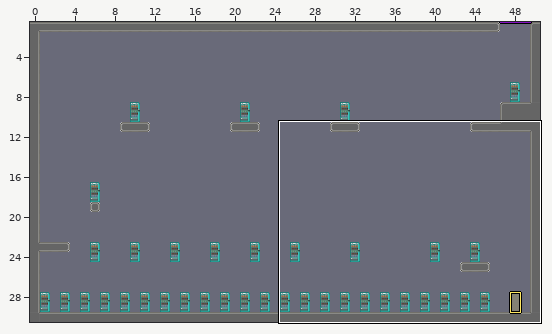
LDtk project, stored at Assets/Resources/TileMap/Level1-1/EX-1.ldtk. The first picture is a wide view before the edit; the outline marks the close-up.
Close-up. Old version:
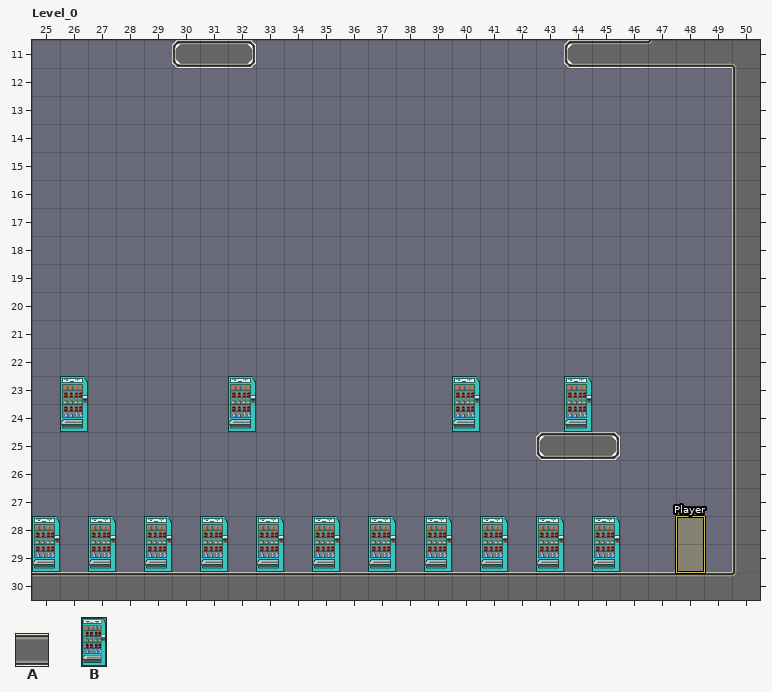
Cells are 32x32 px. Shown: Level_0 x 25..50, y 11..30. The commit also changed other parts of the map, which this record leaves out.
Key: from "L1_wall": A 1 "wall"; from "Save1": B 0.
_ is an empty cell.
Objects are placed by their top-left corner, in cells (3,4 is the top-left corner of cell 3,4); size is 1x1 cell unless given.
Layers that did not change in this view are not listed.
Layer "L1_wall" before, first column x 25:
11 _____AAA___________AAAAAAA
12 _________________________A
13 _________________________A
14 _________________________A
15 _________________________A
16 _________________________A
17 _________________________A
18 _________________________A
19 _________________________A
20 _________________________A
21 _________________________A
22 _________________________A
23 _________________________A
24 _________________________A
25 __________________AAA____A
26 _________________________A
27 _________________________A
28 _________________________A
29 _________________________A
30 AAAAAAAAAAAAAAAAAAAAAAAAAA
Objects on layer "Entities" before:
B "Save1" at 27,28 size 1x2
B "Save1" at 25,28 size 1x2
B "Save1" at 29,28 size 1x2
B "Save1" at 31,28 size 1x2
B "Save1" at 33,28 size 1x2
B "Save1" at 35,28 size 1x2
B "Save1" at 37,28 size 1x2
B "Save1" at 41,28 size 1x2
B "Save1" at 39,28 size 1x2
B "Save1" at 45,28 size 1x2
B "Save1" at 43,28 size 1x2
"Player" rectangle at 48,28 size 1x2
B "Save1" at 44,23 size 1x2
B "Save1" at 40,23 size 1x2
B "Save1" at 32,23 size 1x2
B "Save1" at 26,23 size 1x2
The same view after the edit:
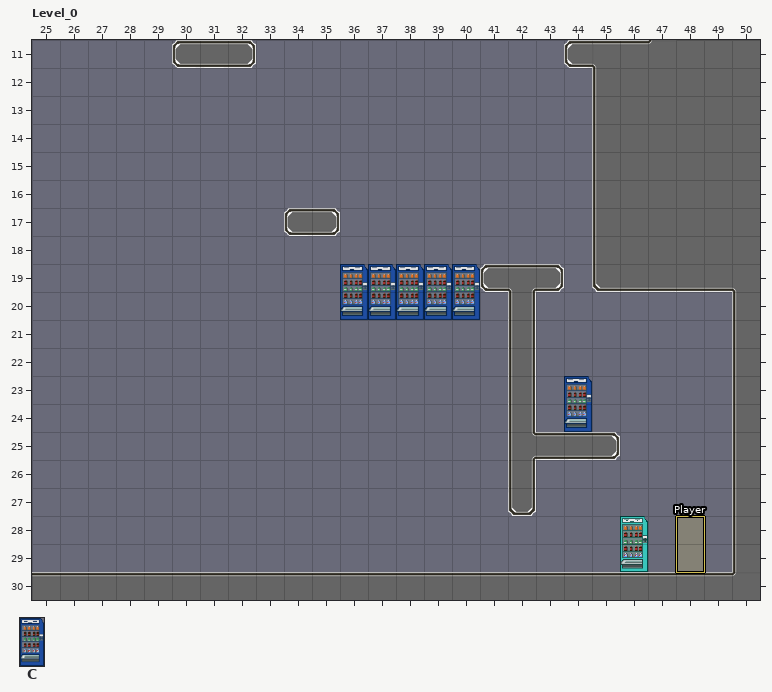
Further tiles: from "Save": C 0.
Edits made:
Layer "L1_wall":
Tile A now appears in rows 12 to 16 at x 45 to 49; in row 17 at x 34 to 35 and 45 to 49; in row 18 at x 45 to 49; in row 19 at x 41 to 43 and 45 to 49; in rows 20 to 27 at x 42.
Layer "Entities":
A new object: B "Save1" at 46,28 size 1x2.
A new object: C "Save" at 44,23 size 1x2.
A new object: C "Save" at 38,19 size 1x2.
A new object: C "Save" at 39,19 size 1x2.
A new object: C "Save" at 40,19 size 1x2.
A new object: C "Save" at 37,19 size 1x2.
A new object: C "Save" at 36,19 size 1x2.
Object B "Save1" at 27,28 size 1x2 is removed.
Object B "Save1" at 25,28 size 1x2 is removed.
Object B "Save1" at 29,28 size 1x2 is removed.
Object B "Save1" at 31,28 size 1x2 is removed.
Object B "Save1" at 33,28 size 1x2 is removed.
Object B "Save1" at 35,28 size 1x2 is removed.
Object B "Save1" at 37,28 size 1x2 is removed.
Object B "Save1" at 41,28 size 1x2 is removed.
Object B "Save1" at 39,28 size 1x2 is removed.
Object B "Save1" at 45,28 size 1x2 is removed.
Object B "Save1" at 43,28 size 1x2 is removed.
Object B "Save1" at 44,23 size 1x2 is removed.
Object B "Save1" at 40,23 size 1x2 is removed.
Object B "Save1" at 32,23 size 1x2 is removed.
Object B "Save1" at 26,23 size 1x2 is removed.
